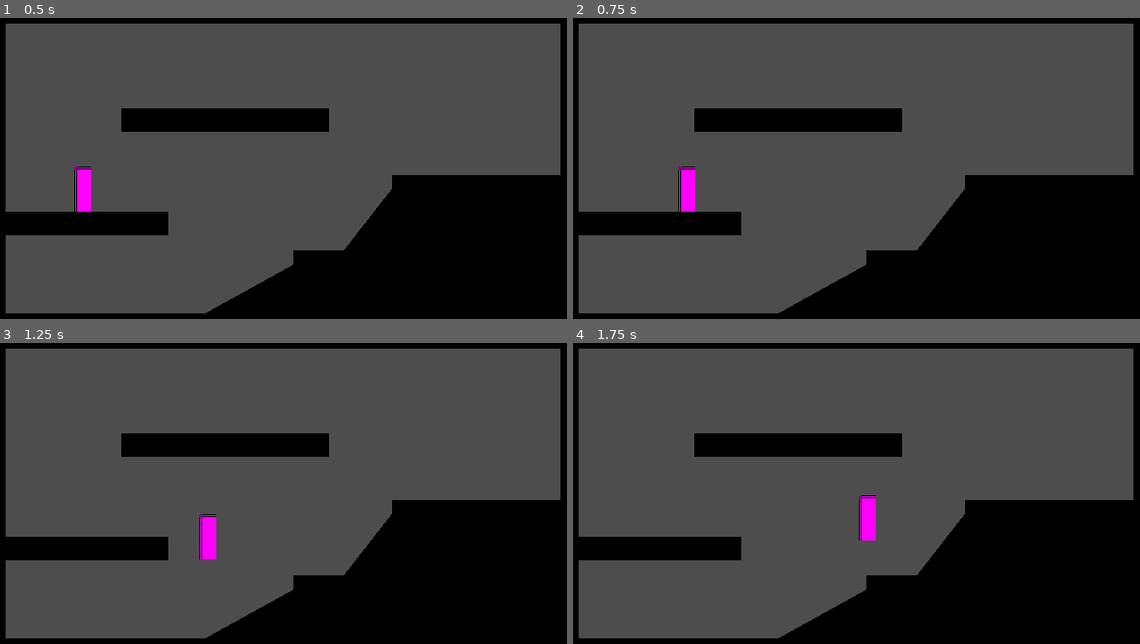
Above: before the commit, frames 1-4 (two rows, left to right).
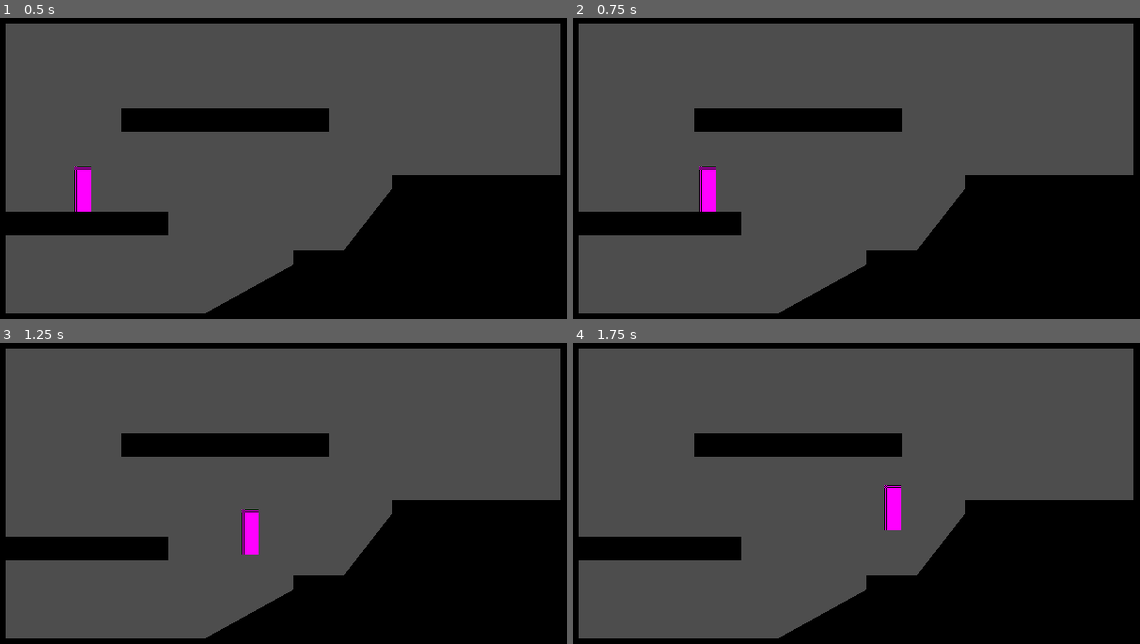
Above: after the commit, the same moments.

Repository: MyrChRya2/Endless-Regret
Game: Godot game, scene res://playground.tscn
Two runs of this game, one before a commit and one after it. Both use one fixed random seed, a clock stepped at 60 frames per second and the inputs below.
Inputs:
- Up to frame 1 (0.5 s): no input
- Up to frame 2 (0.75 s): hold D (move_right) from 0.53 s (still down); tap S (look_down) at 0.6 s
- Up to frame 3 (1.25 s): keep holding D (move_right); tap Space (jump) at 0.77, 1.07 s; tap W (look_up) at 0.8 s
- Up to frame 4 (1.75 s): keep holding D (move_right); tap W (look_up) at 1.35 s; tap Space (jump) at 1.52, 1.55 s

Frame 1 is identical in both runs. In frame 2, 0.9% of the frame differs, in the area x 18-26%, y 49-65%; in frame 3, 0.9%; in frame 4, 0.9%.

Commit message:
Rebuild state switching logic
记得改摩擦力

Diff:
--- a/player/scripts/player.gd
+++ b/player/scripts/player.gd
@@ -1,53 +1,48 @@
 class_name Player extends CharacterBody2D
 
+
 #region /// State Machine Variables
-var states: Array[PlayerState] = []
-var current_state: PlayerState:
-	get:
-		return states.front()
-var previous_state: PlayerState:
-	get:
-		return states[1] if states.size() > 1 else null
+var current_state: PlayerState = null
+
+@onready var states_machine_container: Node = $States
 
 #endregion
 
-#region /// standard variables
-# 默认移速
-const defult_move_speed: float = 200.0
-# 默认移速倍率
+
+#region /// 物理参数
+
+#region /// run
+# 默认奔跑速度
+const default_run_speed: float = 300.0
+# 默认奔跑倍率
 @export var DEFAULT_MOVE_SPEED_MULTIPLIER: float = 1.0
 # 移速倍率表
 var move_speed_modifiers: Array[float] = [DEFAULT_MOVE_SPEED_MULTIPLIER]
+#endregion
 
-# 可跳跃
-var CAN_JUMP:bool = false
+#region /// jump
 # 默认跳跃高度
-const defult_jump_height: float = 100.0
+const default_jump_height: float = 100.0
 # 默认跳高倍率
 @export var DEFAULT_JUMP_HEIGHT_MULTIPLIER: float = 1.0
 # 跳高倍率表
 var jump_height_modifiers: Array[float] = [DEFAULT_JUMP_HEIGHT_MULTIPLIER]
 # 跳跃截取系数
 @export var jump_cut_multiplier: float = 0.6
-# 地面检测
-var is_jumping: bool = false
-# 土狗时间
-var coyote_timer: float = 0.0
-@export var coyote_time: float = 0.27
 
-# 多段跳
-@export var max_extra_jumps: int = 1
-var remaining_jumps: int = 0
+# 空中移动移速倍率
+const air_move_speed: float = 0.8
+#endregion
 
-
+#region /// gravity
 @export var GRAVITATIONAL_ACCELERATION: float = 980.0
 @export var NORMAL_GRAVITY_RATE: float = 1.0
 var gravity: float = GRAVITATIONAL_ACCELERATION * NORMAL_GRAVITY_RATE
+#endregion
 
-# 运动向量
-var direction: Vector2 = Vector2.ZERO
-# 认不出这个可以重开了
-var current_delta: float = 0.0
+#region /// friction
+@export var DEFAULT_FRICTION_MULTIPLIER: float = 1.0
+#endregion
 
 #endregion
 
@@ -55,118 +50,68 @@
 func  _ready() -> void:
 	# 初始化 states
 	initialize_states()
-	coyote_timer = coyote_time
-	print(coyote_timer)
-	CAN_JUMP = true
 	pass
 
 
 func _unhandled_input(event: InputEvent) -> void:
-	#region /// 一次性输入
-	# 跳跃
-	if event.is_action("jump"):
-		if _can_jump():
-			change_state(get_node("States/Jump"))
-			return
-	## 其他一次性动作
-	# if event.is_action("示例状态机")
-		# if 状态机可用条件
-		# pass
-	change_state(current_state.handle_input(event)) # 如果所有输入都在这里统一处理，状态中的 handle_input 可以简化或移除。
-	pass
-	#endregion
+	if current_state:
+		var next_state = current_state.handle_input(event)
+		if next_state != null:
+			change_state(next_state)
 
 
 func _process(_delta: float) -> void:
-	#update_direction()
-	change_state(current_state.process(_delta))
+	if current_state:
+		var next_state = current_state.process(_delta)
+		if next_state != null:
+			change_state(next_state)
 	pass
 
 
 func _physics_process(_delta: float) -> void:
-	# 全局计时维护
-	if not is_on_floor() and not is_jumping:
-		coyote_timer = max(0.0, coyote_timer - _delta)
-		#if coyote_timer > 0:
-			#print("coyote timer is now tick tock")
-		#else:
-			#print("coyote timer is done")
-	else:
-		coyote_timer = coyote_time
-		#print("coyote timer reset: ", coyote_time)
-
 	# 重力
 	velocity.y += gravity * _delta
+	# 更新土狗时间
+	#update_coyote_timer(_delta)
+	if current_state:
+		var next_state = current_state.physics_process(_delta)
+		move_and_slide()
+		if next_state != null:
+			change_state(next_state)
 
-	move_and_slide()
-
-	change_state(current_state.physics_process(_delta))
-
-	pass
 
 
 func initialize_states() -> void:
-	states = []
-	#收集 state
-	for c in $States.get_children():
-		if c is PlayerState:
-			states.append(c)
-			c.player = self
-		pass
-
-
-	if states.size() == 0:
-		return
-
-
-	#初始化 state
-	for state in states:
-		state.init()
-
-
-	#设置第一 state
-	change_state(current_state)
-
-	current_state.enter()
-	pass
-
+	#收集所有子状态并注入 player 引用
+	for child in states_machine_container.get_children():
+		if child is PlayerState:
+			child.player = self
+			child.init()
+	#默认进入第一个状态
+	if states_machine_container.get_child_count() > 0:
+		current_state = states_machine_container.get_child(0)
+		current_state.enter()
 
 
 func change_state(new_state:PlayerState) -> void:
-	if new_state == null:
+	if new_state == null or new_state == current_state:
 		return
-	elif new_state == current_state:
-		return
-
-
 	if current_state:
 		current_state.exit()
 
-
-	states.push_front(new_state)
+	current_state = new_state
 	current_state.enter()
-	states.resize(3)
-	pass
-
-
-#func update_direction() -> void:
-	##var prev_direction: Vector2 = direction
-	#direction = Input.get_vector("move_left", "move_right", "look_up", "look_down")
-	#
-	#
-	#pass
 
 
 # 当前移动倍率
-func get_total_move_speed_multiplier() -> float:
+func _get_total_move_speed_multiplier() -> float:
 	var total_move_speed := 1.0
-	for move_speed_modifier in move_speed_modifiers:
-		total_move_speed *= move_speed_modifier
+	for move_speed_midiier in move_speed_modifiers:
+		total_move_speed *= move_speed_midiier
 	return total_move_speed
-
 # 最终移速
 func _get_effective_move_speed() -> float:
-	return defult_move_speed * get_total_move_speed_multiplier()
+	return default_run_speed * _get_total_move_speed_multiplier()
 
 
 # 当前跳跃倍率
@@ -177,11 +122,4 @@
 	return total_jump_height
 # 最终跳跃高度
 func _get_effective_jump_height() -> float:
-	return defult_jump_height * _get_total_jump_height_multiplier()
-
-# 可跳跃判断
-func _can_jump() -> bool:
-	if is_on_floor() or coyote_timer > 0:
-		return true
-	else:
-		return false
+	return default_jump_height * _get_total_jump_height_multiplier()
--- a/player/states/00_player_state.gd
+++ b/player/states/00_player_state.gd
@@ -3,7 +3,6 @@
 
 
 var player: Player
-var next_state: PlayerState = null
 
 
 #region /// reference
@@ -35,13 +34,13 @@
 
 # 按下 input 时会发生什么？
 func handle_input(_event:InputEvent) -> PlayerState:
-	return next_state
+	return null
 
 
 # 在 state 中 每个 process tick 会发生什么？
 func process(_delta: float) -> PlayerState:
-	return next_state
+	return null
 
 # 在 state 中 每个 phusics process tick 会发生什么？
 func physics_process(_delta: float) -> PlayerState:
-	return next_state
+	return null
--- a/player/states/idle.gd
+++ b/player/states/idle.gd
@@ -7,6 +7,7 @@
 
 # 进入 state 时会发生什么？
 func enter() -> void:
+	player.velocity.x = 0
 	print("enter ", name)
 	pass
 
@@ -19,17 +20,17 @@
 
 # 按下 input 时会发生什么？
 func handle_input(_event:InputEvent) -> PlayerState:
-	return next_state
+	return null
 
 
 # 在 state 中 每个 process tick 会发生什么？
 func process(_delta: float) -> PlayerState:
-	return next_state
+	return null
 
 # 在 state 中 每个 phusics process tick 会发生什么？
 func physics_process(_delta: float) -> PlayerState:
-	if Input.get_axis("move_left", "move_right") != 0.0:
-		return get_node("../Run")
 	if Input.is_action_just_pressed("jump"):
 		return get_node("../Jump")
+	if Input.is_action_just_pressed("move_left") or Input.is_action_just_pressed("move_right"):
+		return get_node("../Run")
 	return null
--- a/player/states/jump.gd
+++ b/player/states/jump.gd
@@ -23,7 +23,6 @@
 # 进入 state 时会发生什么？
 func enter() -> void:
 	print("enter ", name)
-	player.is_jumping = true
 	if player.is_on_floor():
 		is_grounded_jump = true
 		print("grounded jump: ", is_grounded_jump)
@@ -42,22 +41,20 @@
 
 # 按下 input 时会发生什么？
 func handle_input(_event:InputEvent) -> PlayerState:
-	return next_state
+	return null
 
 
 # 在 state 中 每个 process tick 会发生什么？
 func process(_delta: float) -> PlayerState:
-	return next_state
+	return null
 
 # 在 state 中 每个 phusics process tick 会发生什么？
 func physics_process(_delta: float) -> PlayerState:
+	# 空中水平移动
+	var move_direction = Input.get_axis("move_left", "move_right")
+	player.velocity.x = move_direction * player._get_effective_move_speed() * player.air_move_speed
 	# 落地检测
-	if player.is_on_floor():
-		player.is_jumping = false
+	if player.velocity.y >= 0 and player.is_on_floor():
 		return get_node("../Idle")
 
-
-	var move_input := Input.get_axis("move_left", "move_right")
-	player.velocity.x = move_input * player._get_effective_move_speed()
-
 	return null
--- a/player/states/run.gd
+++ b/player/states/run.gd
@@ -1,4 +1,7 @@
 class_name PlayerStateRun extends PlayerState
+
+
+@export var base_friction: float = 1200.0
 
 
 func  init() -> void:
@@ -19,19 +22,32 @@
 
 # 按下 input 时会发生什么？
 func handle_input(_event:InputEvent) -> PlayerState:
-
-	return next_state
+	return null
 
 
 # 在 state 中 每个 process tick 会发生什么？
 func process(_delta: float) -> PlayerState:
-	return next_state
+	return null
 
 # 在 state 中 每个 phusics process tick 会发生什么？
 func physics_process(_delta: float) -> PlayerState:
-	var move_input := Input.get_axis("move_left", "move_right")
-	player.velocity.x = move_input * player._get_effective_move_speed()
-	if move_input == 0.0:
+	var move_direction = Input.get_axis("move_left", "move_right")
+	var current_speed = player._get_effective_move_speed()
+
+	if move_direction !=0:
+		player.velocity.x = move_direction * current_speed
+	else:
+		if player.is_on_floor():
+			var effective_friction = base_friction * player.DEFAULT_FRICTION_MULTIPLIER
+			player.velocity.x = move_toward(player.velocity.x, 0.0, effective_friction * _delta)
+
+	# 按跳跃 → 切到 Jump
+	if Input.is_action_just_pressed("jump"):
+		return get_node("../Jump")
+
+	# 松手 → 切回 Idle
+	if move_direction == 0 and player.is_on_floor() and abs(player.velocity.x) < 1.0:
 		return get_node("../Idle")
 
+
 	return null
